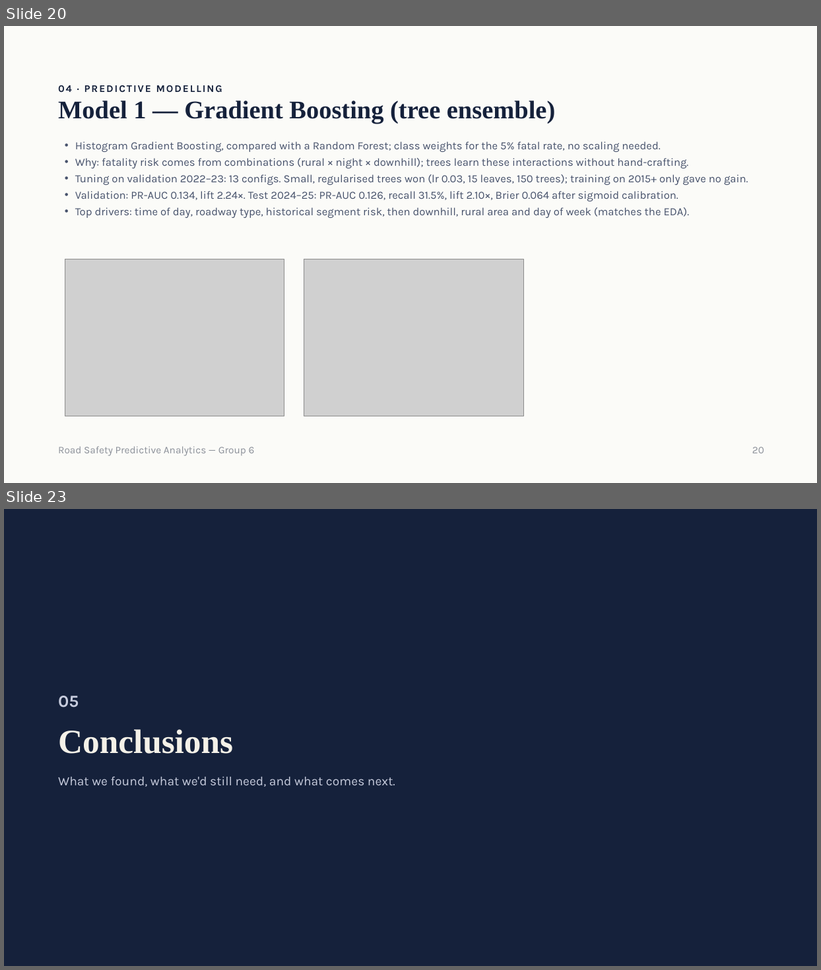
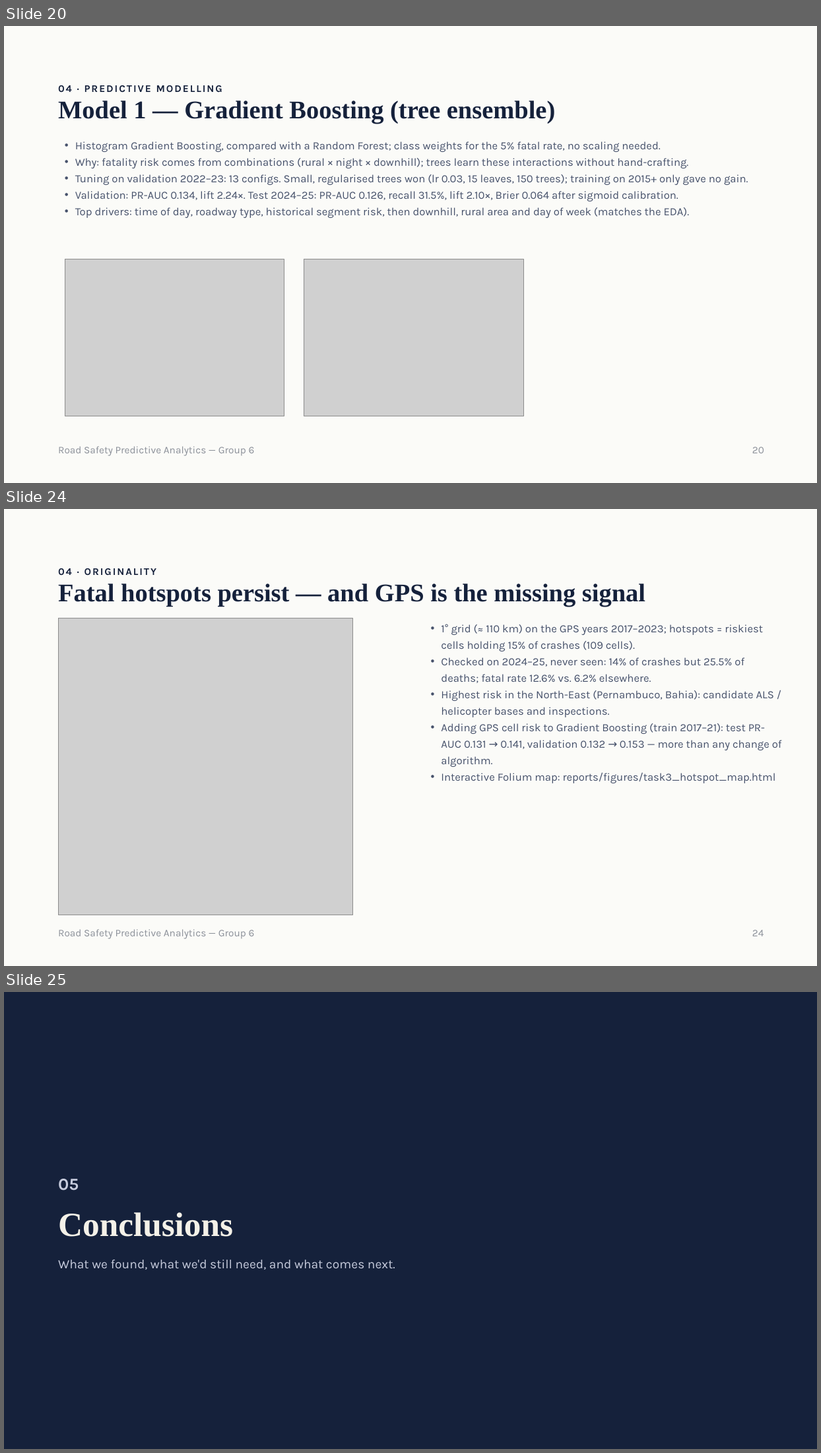
Before and after one commit to samuelbarrezueta/predictive-analytics-forecasting, a slide deck: reports/presentation/Road Safety Predictive Analytics — Group 6.pptx. Shown one above the other, each under a label of ours: slides 20 and 23 before the commit, slides 20, 24 and 25 after it; the slides between them are not shown. The pictures are 821x970 and 821x1453 pixels, drawn with LibreOffice and Linux fonts; fonts in the diff are those of the drawing; grey boxes stand for pictures. Boxes give left, top, right and bottom in pixels: in the first picture for what was removed or moved away, otherwise in the second. Text is boxed around its words. In the diff, an @@ line names an element or a change of style, - is before the commit and + after.

```diff
--- a/reports/presentation/Road Safety Predictive Analytics — Group 6.pptx
+++ b/reports/presentation/Road Safety Predictive Analytics — Group 6.pptx
@@ slide 24 added at bbox=[4, 509, 817, 966], background #FBFBF8 @@
@@ text added at bbox=[58, 568, 156, 575], 12 pt, text #15213B, bold @@
+04 · ORIGINALITY
@@ title added at bbox=[58, 584, 646, 607], 30 pt, text #15213B, bold @@
+Fatal hotspots persist — and GPS is the missing signal
@@ picture added at bbox=[58, 619, 353, 916] @@
@@ text added at bbox=[441, 624, 782, 784], 13 pt, text #46516B @@
+• 1° grid (≈ 110 km) on the GPS years 2017–2023; hotspots = riskiest cells holding 15% of crashes (109 cells).
+• Checked on 2024–25, never seen: 14% of crashes but 25.5% of deaths; fatal rate 12.6% vs. 6.2% elsewhere.
+• Highest risk in the North-East (Pernambuco, Bahia): candidate ALS / helicopter bases and inspections.
+• Adding GPS cell risk to Gradient Boosting (train 2017–21): test PR-AUC 0.131 → 0.141, validation 0.132 → 0.153 — more than any change of algorithm.
+• Interactive Folium map: reports/figures/task3_hotspot_map.html
@@ text added at bbox=[58, 929, 255, 939], 12 pt, text #8B9099 @@
+Road Safety Predictive Analytics — Group 6
@@ text added at bbox=[752, 930, 764, 937], 12 pt, text #8B9099 @@
+24
@@ what was slide 23 is now slide 25 @@
```
Also in this commit, not shown: 7 slides changed, 1 other slide added, 9 other files.
